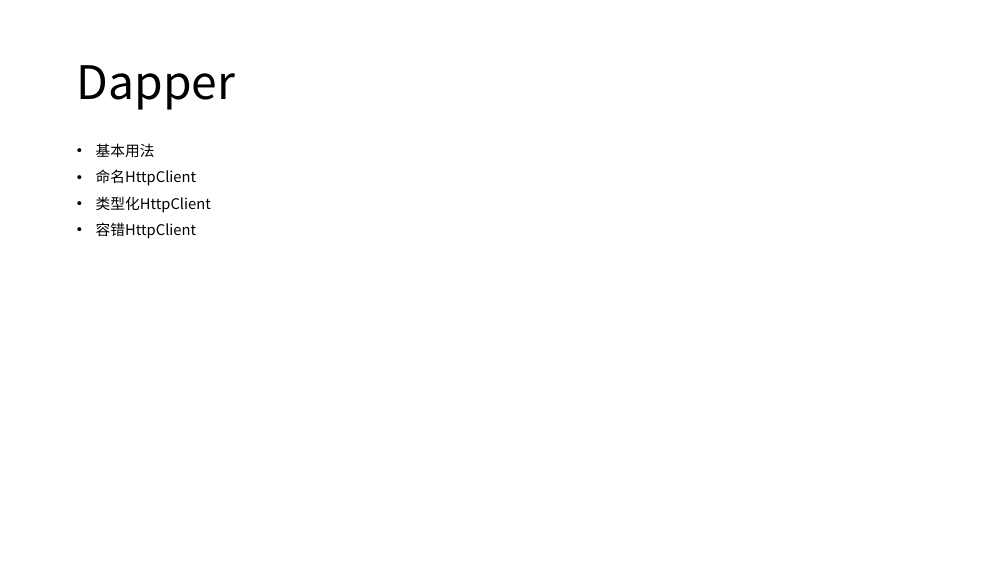
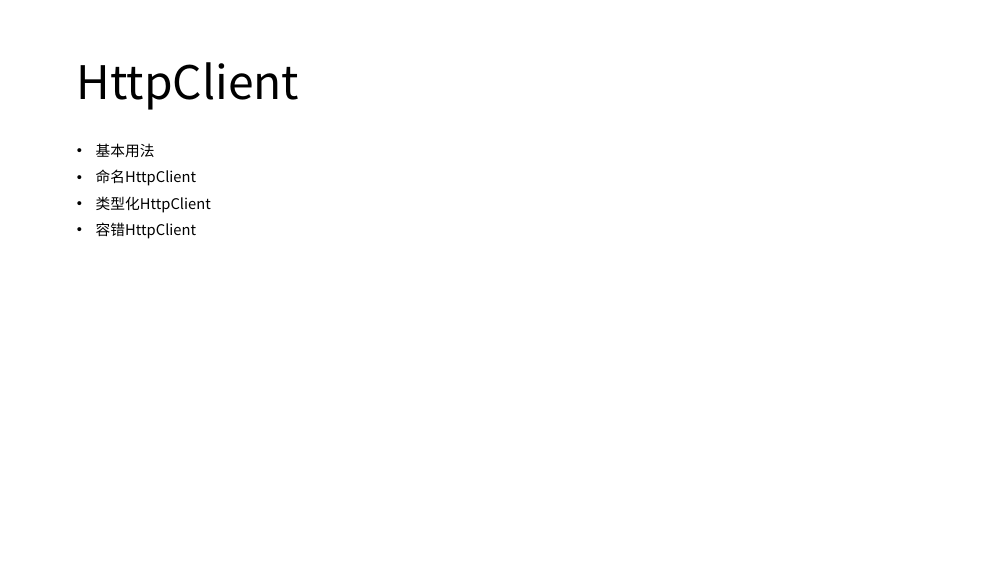
Before and after one commit to axzxs2001/aspnetcore5.0, a slide deck: slide 10 of aspnetcore3.0course/docs/aspnetcore3.0course.pptx (slide 9 before the commit). Drawn at 1008x567 pixels with LibreOffice and Linux fonts; fonts in the diff are those of the drawing. Boxes give left, top, right and bottom in pixels: in the first picture for what was removed or moved away, otherwise in the second. Text is boxed around its words. In the diff, an @@ line names an element or a change of style, - is before the commit and + after.

```diff
--- a/aspnetcore3.0course/docs/aspnetcore3.0course.pptx
+++ b/aspnetcore3.0course/docs/aspnetcore3.0course.pptx
@@ title at (77, 62, 300, 110): text changed @@
-Dapper
+HttpClient
```
Also in this commit, not shown: 2 other slides changed, 2 slides added, 1 slide removed, 3 other files.
